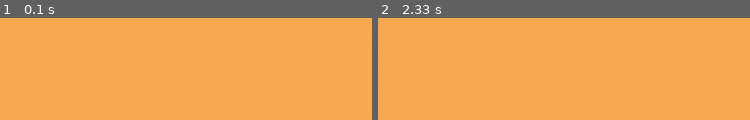
Above: before the commit, frames 1-2 (left to right).
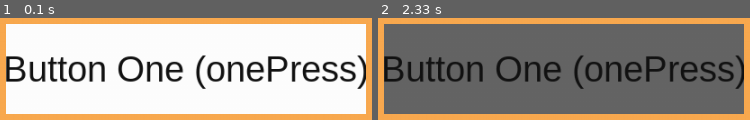
Above: after the commit, the same moments.

Repository: P0r0r0r0/ProjectPygame2
Game: pygame game, started from MainWindow.py
Same seed, same stepped clock (60 frames per second), same inputs: the game is played once before the commit and once after it.
Inputs (mouse positions are in pixels of both pictures, inside the frame that each line leads up to):
- Up to frame 1 (0.1 s): no input
- Up to frame 2 (2.33 s): click (564, 69) at 0.38 s; click (outside the picture) at 0.72 s; click (571, 91) at 1.05 s; click (outside the picture) at 1.38 s; click (564, 69) at 2.22 s

The runs differ from the first frame. In frame 1, 85% of the frame differs, in the area x 1-99%, y 5-95%; in frame 2, 85%.

Commit message:
It works

Diff:
--- a/MainWindow.py
+++ b/MainWindow.py
@@ -1,29 +1,35 @@
 import pygame
 from functions import load_image
+from functions import myFunction
+from PlayBut import PlayBut
 
 if __name__ == '__main__':
     pygame.init()
     size = width, height = 1000, 800
     screen = pygame.display.set_mode(size)
     clock = pygame.time.Clock()
+    objects = []
 
     running = True
     group = pygame.sprite.Group()
+    PlayBut(30, 30, 400, 100, screen, objects, 'Button One (onePress)', myFunction)
 
     while running:
-
+        screen.fill(pygame.Color(250, 170, 80))
         for event in pygame.event.get():
             if event.type == pygame.QUIT:
                 running = False
             if event.type == pygame.KEYDOWN:
                 if event.key == pygame.K_ESCAPE:
                     running = False
+        for object in objects:
+            object.process()
 
-        screen.fill(pygame.Color(250, 170, 80))
+
         group.draw(screen)
         group.update(event)
 
         pygame.display.flip()
-        clock.tick(15)
+        clock.tick(60)
 
     pygame.quit()
--- a/PlayBut.py
+++ b/PlayBut.py
@@ -2,21 +2,40 @@
 
 import pygame
 
-font = pygame.font.SysFont('Arial', 40)
 
 
 class PlayBut:
-    def __init__(self, x, y, width, height, buttonText='Play', onclickFunction=None, onePress=False):
+    def __init__(self, x, y, width, height, screen, objects, buttonText='Play', onclickFunction=None):
+        font = pygame.font.SysFont('Arial', 40)
         self.x = x
         self.y = y
         self.width = width
         self.height = height
-        self.oneclickFunction = onclickFunction
-        self.onePress = onePress
+        self.onclickFunction = onclickFunction
         self.alreadyPressed = False
+        self.screen = screen
 
         self.fillColors = {'normal': '#ffffff', 'hover': '#666666', 'pressed': '#333333'}
 
-        self.buttonSurface = pygame.Surfase((self.width, self.height))
+        self.buttonSurface = pygame.Surface((self.width, self.height))
         self.buttonRect = pygame.Rect(self.x, self.y, self.width, self.height)
         self.buttonSurf = font.render(buttonText, True, (20, 20, 20))
+        objects.append(self)
+
+    def process(self):
+        mousePos = pygame.mouse.get_pos()
+        self.buttonSurface.fill(self.fillColors['normal'])
+        if self.buttonRect.collidepoint(mousePos):
+            self.buttonSurface.fill(self.fillColors['hover'])
+            if pygame.mouse.get_pressed(num_buttons=3)[0]:
+                self.buttonSurface.fill(self.fillColors['pressed'])
+                if not self.alreadyPressed:
+                    self.onclickFunction()
+                    self.alreadyPressed = True
+            else:
+                self.alreadyPressed = False
+        self.buttonSurface.blit(self.buttonSurf, [
+            self.buttonRect.width / 2 - self.buttonSurf.get_rect().width / 2,
+            self.buttonRect.height / 2 - self.buttonSurf.get_rect().height / 2
+        ])
+        self.screen.blit(self.buttonSurface, self.buttonRect)
--- a/functions.py
+++ b/functions.py
@@ -10,3 +10,6 @@
         sys.exit()
     image = pygame.image.load(fullname)
     return image
+
+def myFunction():
+    print('Button Pressed')
Empty file added: GameBoard.py
